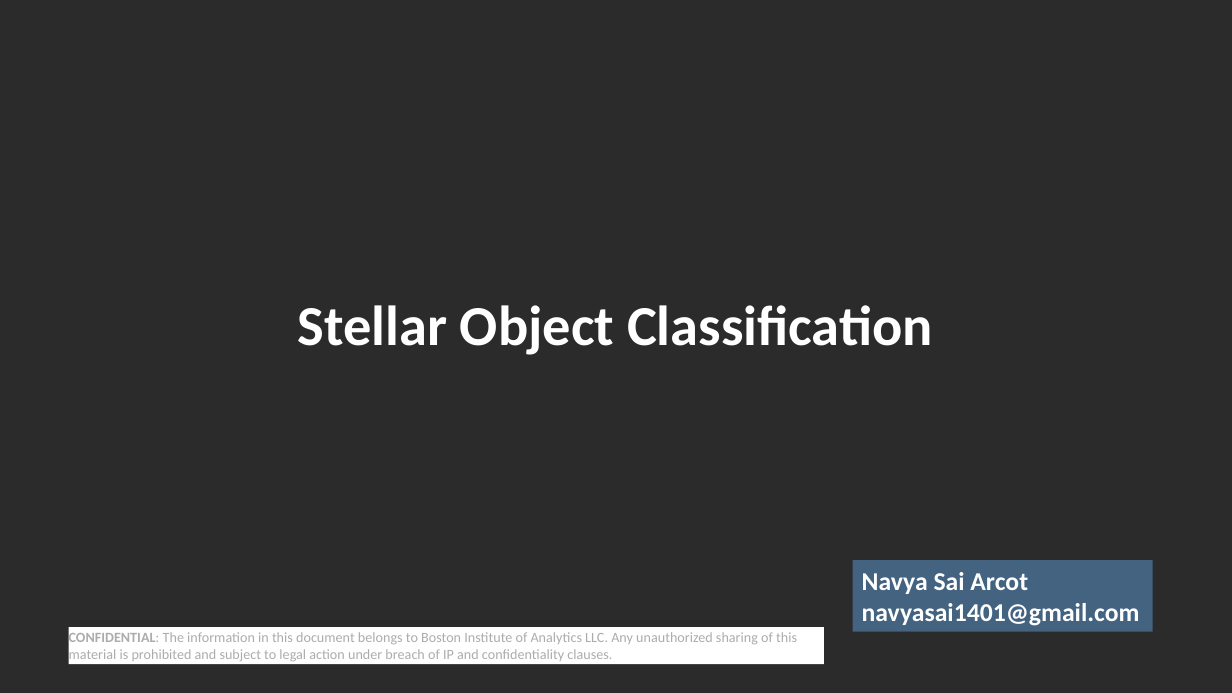
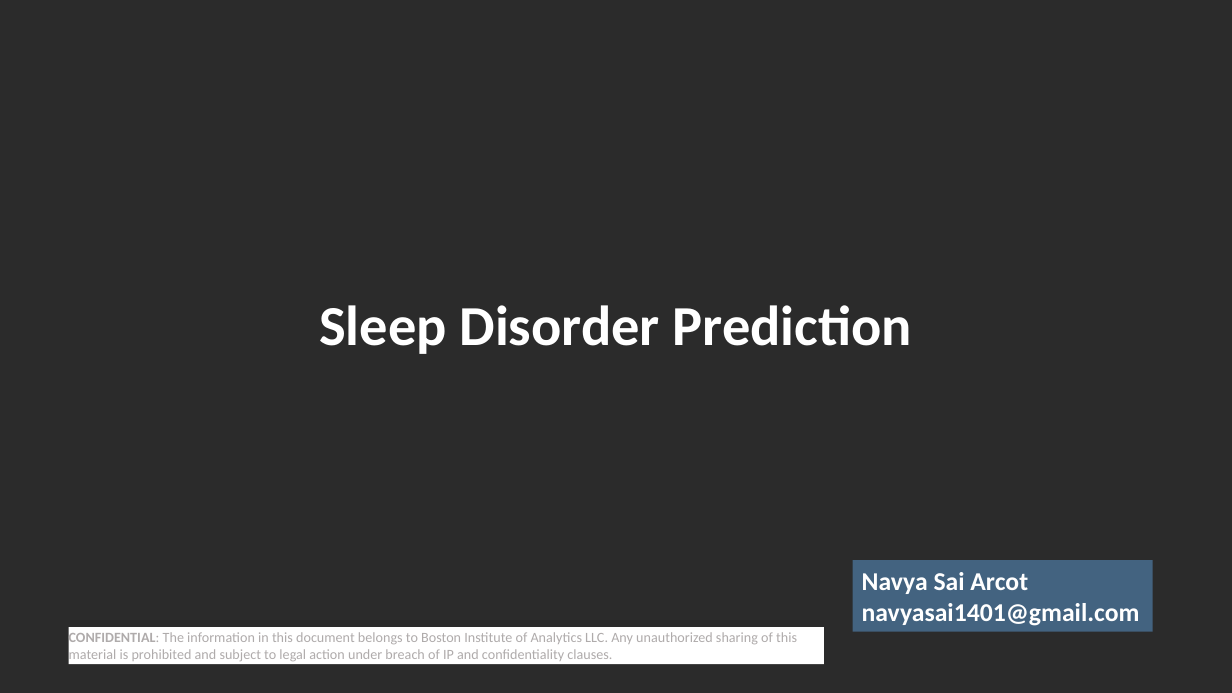
Before and after one commit to NavyaSai-V/predict-Sleep-Disorder, a slide deck: slide 1 of PPT Sleep disorder.pptx. Drawn at 1232x693 pixels with LibreOffice and Linux fonts; fonts in the diff are those of the drawing; background and template pictures are left out; a plain dark background stands for a picture behind light text. Boxes give left, top, right and bottom in pixels: in the first picture for what was removed or moved away, otherwise in the second. Text is boxed around its words. In the diff, an @@ line names an element or a change of style, - is before the commit and + after.

```diff
--- a/PPT Sleep disorder.pptx
+++ b/PPT Sleep disorder.pptx
@@ text at (319,305,912,354): text changed @@
-Stellar Object Classification
+Sleep Disorder Prediction
```
Also in this commit, not shown: 13 other slides changed, 4 slides added, 1 slide removed.
